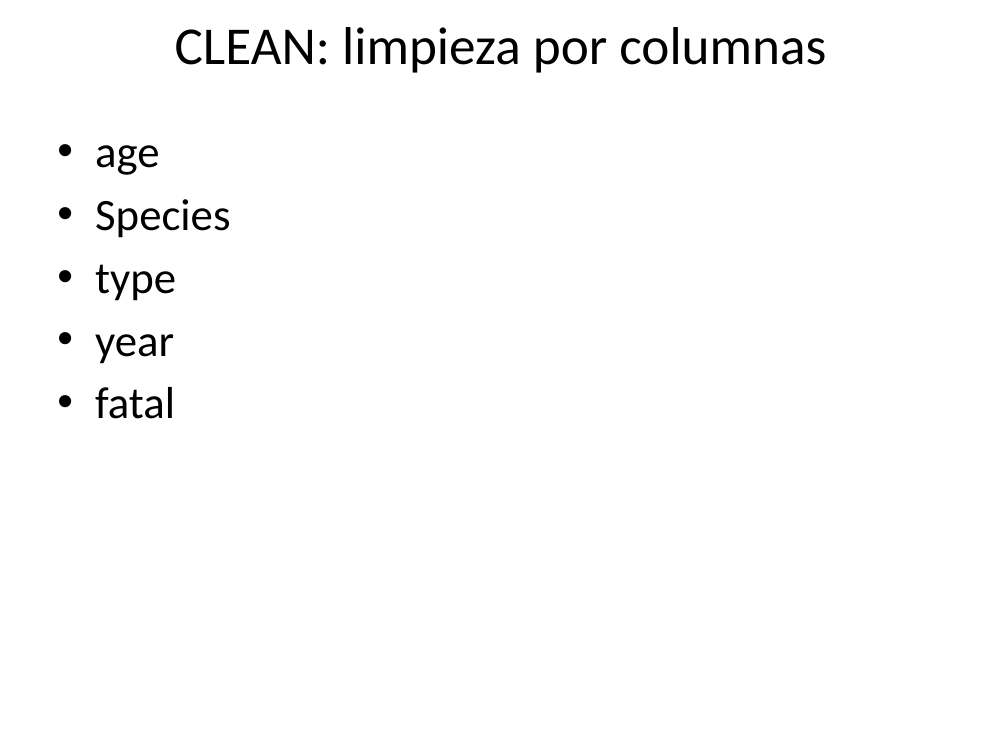
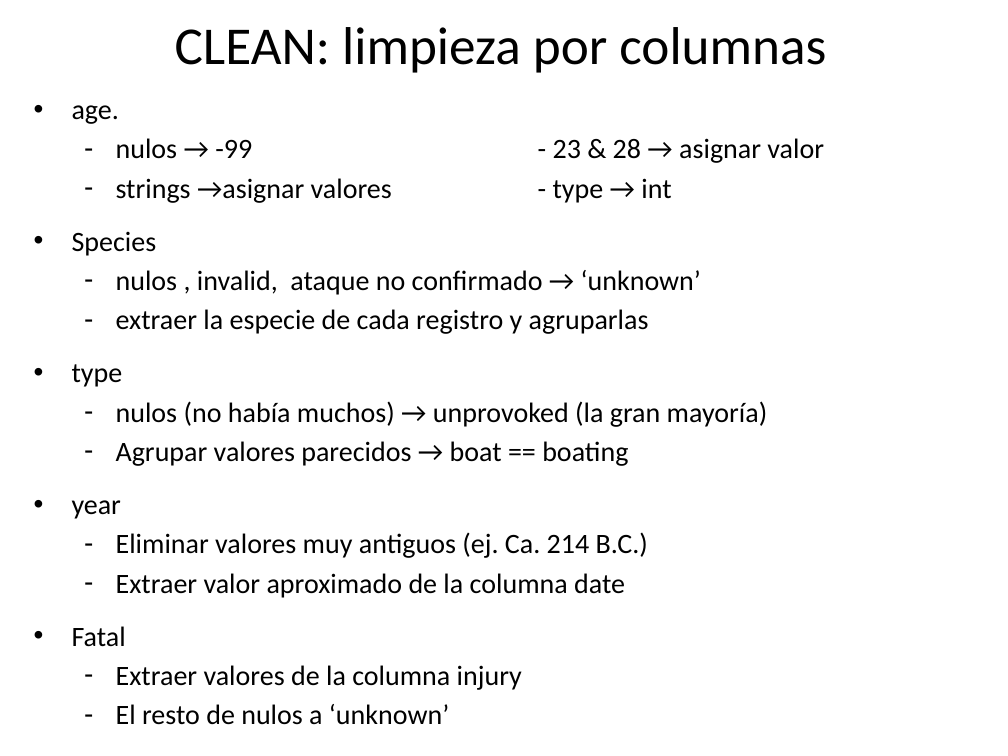
Before and after one commit to AaronNebreda/Sharks-Attack, a slide deck: slide 3 of show/shark_attack.pptx. Drawn at 1008x756 pixels with LibreOffice and Linux fonts; fonts in the diff are those of the drawing. Boxes give left, top, right and bottom in pixels: in the first picture for what was removed or moved away, otherwise in the second. Text is boxed around its words. In the diff, an @@ line names an element or a change of style, - is before the commit and + after.

```diff
--- a/show/shark_attack.pptx
+++ b/show/shark_attack.pptx
@@ text "age.": place and size @@
-text "age." at [95, 145, 230, 419]
+text "age." at [72, 105, 824, 725]
@@ text at [72, 105, 824, 203]: text changed; size 32 to 20 pt @@
-• age
+• age.
+  – nulos → -99 - 23 & 28 → asignar valor
+  – strings →asignar valores - type → int
@@ text at [72, 231, 157, 519]: size 32 to 20 pt in "Species", "type", "year"; less space between paragraphs @@
@@ text at [116, 270, 701, 334]: paragraphs added @@
+  – nulos , invalid, ataque no confirmado → ‘unknown’
+  – extraer la especie de cada registro y agruparlas
@@ text at [116, 401, 768, 466]: paragraphs added @@
+  – nulos (no había muchos) → unprovoked (la gran mayoría)
+  – Agrupar valores parecidos → boat == boating
@@ text at [72, 532, 648, 725]: text changed; size 32 to 20 pt @@
-• fatal
+  – Eliminar valores muy antiguos (ej. Ca. 214 B.C.)
+  – Extraer valor aproximado de la columna date
+• Fatal
+  – Extraer valores de la columna injury
+  – El resto de nulos a ‘unknown’
```
Also in this commit, not shown: 1 other slide changed, 3 slides added, 1 slide removed, 2 other files.
